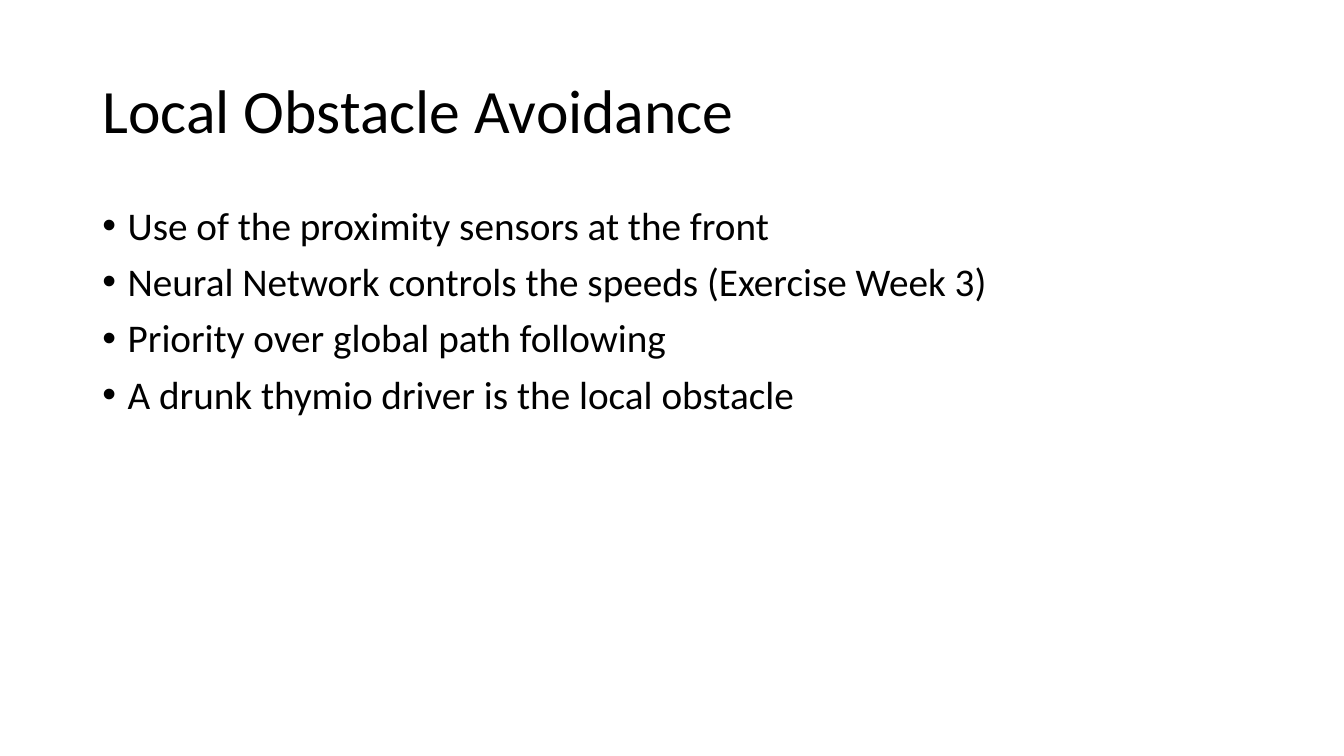
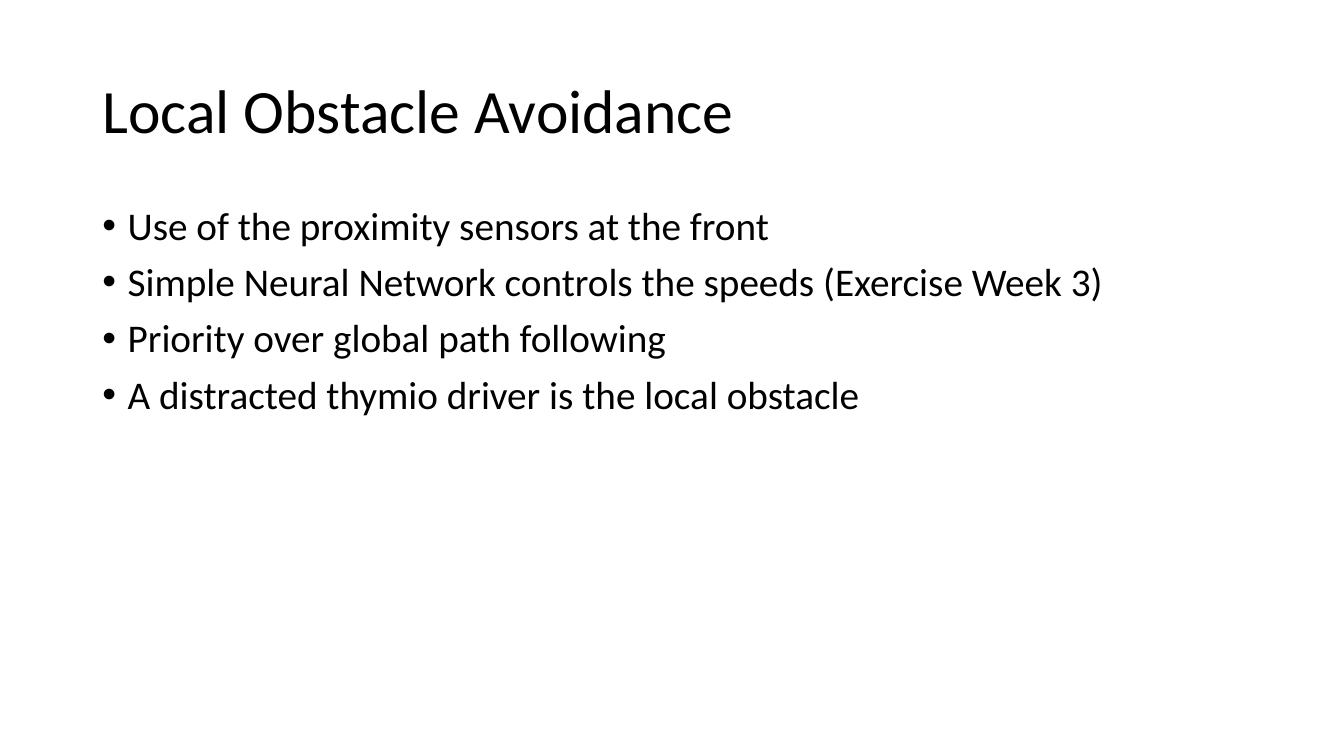
Before and after one commit to lukasStuber/Mobile_Robotics_Project, a slide deck: slide 7 of Report_Slides.pptx. Drawn at 1344x756 pixels with LibreOffice and Linux fonts; fonts in the diff are those of the drawing. Boxes give left, top, right and bottom in pixels: in the first picture for what was removed or moved away, otherwise in the second. Text is boxed around its words. In the diff, an @@ line names an element or a change of style, - is before the commit and + after.

```diff
--- a/Report_Slides.pptx
+++ b/Report_Slides.pptx
@@ text at <box>128,267,1103,303</box>: text changed @@
-• Neural Network controls the speeds (Exercise Week 3)
+• Simple Neural Network controls the speeds (Exercise Week 3)
@@ text at <box>128,381,859,416</box>: text changed @@
-• A drunk thymio driver is the local obstacle
+• A distracted thymio driver is the local obstacle
```
Also in this commit, not shown: 1 other slide changed, 1 other file.
